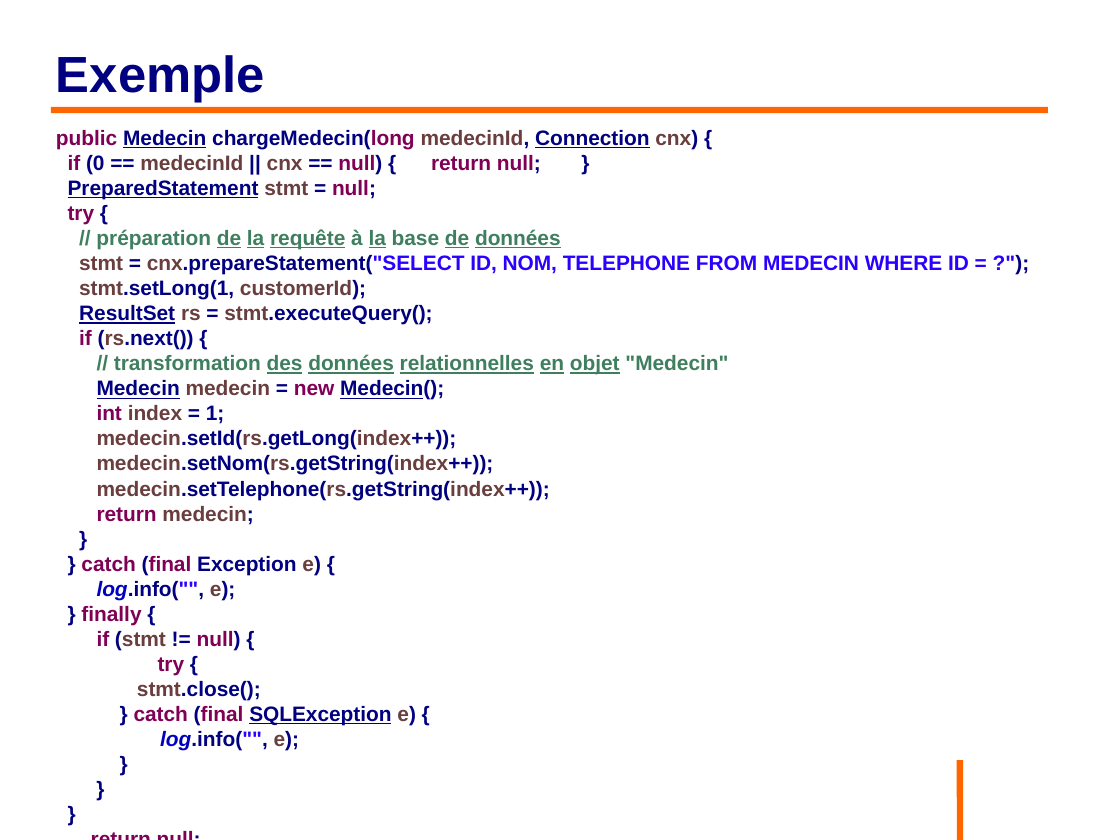
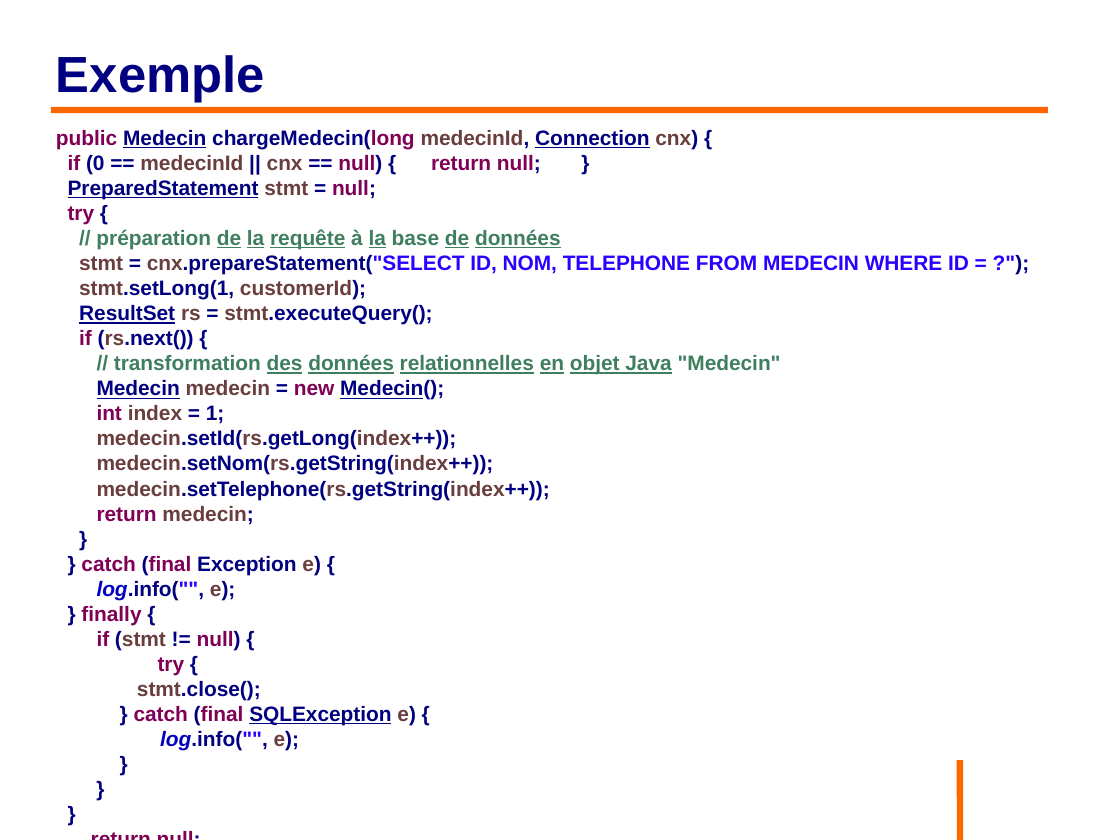
Before and after one commit to philphils/formation-hibernate-basique, a slide deck: slide 5 of Documentation/diapo_formation_hibernate.odp. Drawn at 1120x840 pixels with LibreOffice and Linux fonts; fonts in the diff are those of the drawing; background and template pictures are left out. Boxes give left, top, right and bottom in pixels: in the first picture for what was removed or moved away, otherwise in the second. Text is boxed around its words. In the diff, an @@ line names an element or a change of style, - is before the commit and + after.

```diff
--- a/Documentation/diapo_formation_hibernate.odp
+++ b/Documentation/diapo_formation_hibernate.odp
@@ text at [114,354,781,375]: text changed @@
-// transformation des données relationnelles en objet "Medecin"
+// transformation des données relationnelles en objet Java "Medecin"
```
Also in this commit, not shown: 4 other slides changed.
